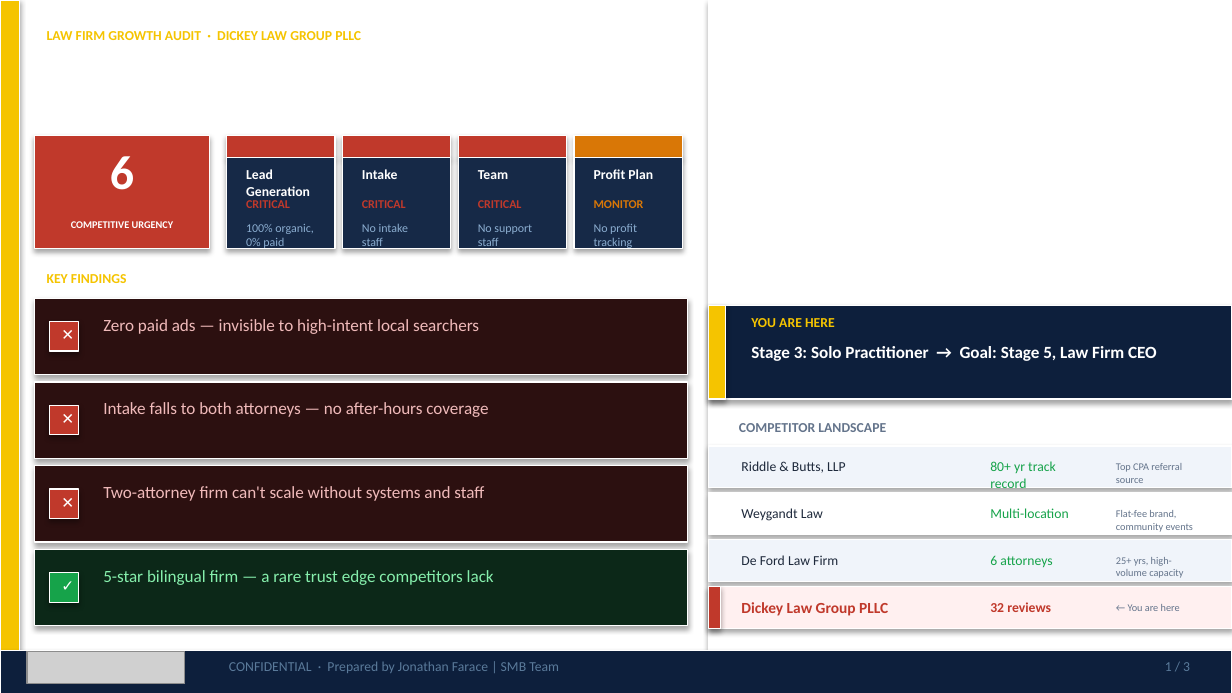
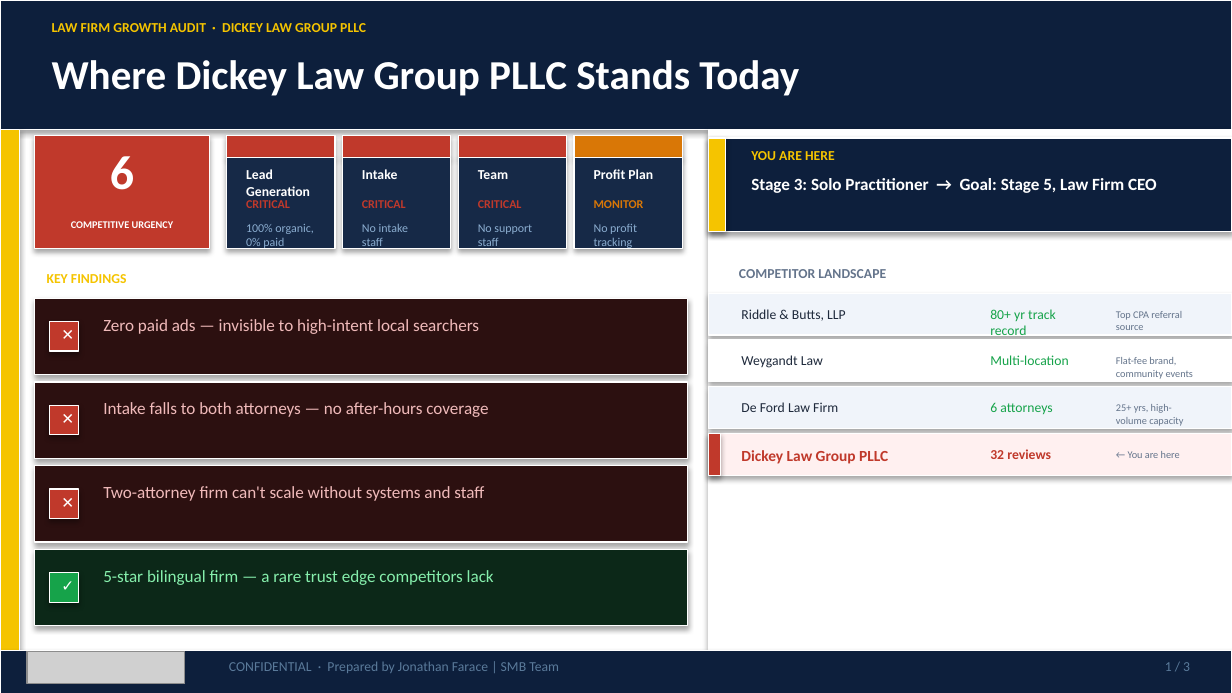
Before and after one commit to SMB-Team-Technology/workwith-smbteam, a slide deck: slide 1 of dickey-law-group/Dickey_Law_Group_May_18_2026_Proposal.pptx. Drawn at 1232x693 pixels with LibreOffice and Linux fonts; fonts in the diff are those of the drawing; grey boxes stand for pictures. Boxes give left, top, right and bottom in pixels: in the first picture for what was removed or moved away, otherwise in the second. Text is boxed around its words. In the diff, an @@ line names an element or a change of style, - is before the commit and + after.

```diff
--- a/dickey-law-group/Dickey_Law_Group_May_18_2026_Proposal.pptx
+++ b/dickey-law-group/Dickey_Law_Group_May_18_2026_Proposal.pptx
@@ rectangle added at bbox=[0, 0, 1232, 129], fill #0D1F3C, outline #FFFFFF 0.75 pt @@
@@ text "LAW FIRM GROWTH AUDIT · ...": place and size @@
-text "LAW FIRM GROWTH AUDIT · ..." at bbox=[47, 31, 361, 40]
+text "LAW FIRM GROWTH AUDIT · ..." at bbox=[52, 23, 366, 32]
@@ text "Where Dickey Law Group PLLC ..." rewrapped from bbox=[47, 136, 270, 158] to bbox=[52, 60, 799, 96] @@
@@ rectangle: place and size @@
-rectangle at bbox=[0, 0, 20, 692]
+rectangle at bbox=[0, 129, 20, 650]
@@ rectangle: place and size @@
-rectangle at bbox=[708, 0, 1232, 650]
+rectangle at bbox=[708, 129, 1232, 650]
@@ rectangle: place and size @@
-rectangle at bbox=[708, 306, 726, 399]
+rectangle at bbox=[708, 138, 726, 232]
@@ rectangle added at bbox=[708, 138, 1232, 232], fill #0D1F3C, outline #FFFFFF 0.75 pt @@
@@ text "YOU ARE HERE": place and size @@
-text "YOU ARE HERE" at bbox=[751, 318, 835, 327]
+text "YOU ARE HERE" at bbox=[751, 151, 835, 160]
@@ text "Stage 3: Solo Practitioner → ...": place and size @@
-text "Stage 3: Solo Practitioner → ..." at bbox=[751, 346, 1157, 361]
+text "Stage 3: Solo Practitioner → ..." at bbox=[751, 178, 1157, 193]
@@ 12 texts: place and size @@
-12 texts at bbox=[739, 423, 1183, 616]
+12 texts at bbox=[739, 269, 1183, 464]
@@ rectangle: place and size @@
-rectangle at bbox=[708, 540, 1232, 582]
+rectangle at bbox=[708, 293, 1232, 335]
@@ rectangle: place and size @@
-rectangle at bbox=[708, 306, 1232, 399]
+rectangle at bbox=[708, 340, 1232, 382]
@@ rectangle at bbox=[708, 340, 1232, 382]: fill #0D1F3C to #FFFFFF @@
@@ text "Flat-fee brand, community events": place and size @@
-text "Flat-fee brand, community events" at bbox=[1116, 510, 1193, 532]
+text "Flat-fee brand, community events" at bbox=[1116, 357, 1193, 379]
@@ rectangle: place and size @@
-rectangle at bbox=[708, 446, 1232, 488]
+rectangle at bbox=[708, 387, 1232, 429]
@@ rectangle: place and size @@
-rectangle at bbox=[708, 586, 721, 628]
+rectangle at bbox=[708, 434, 721, 476]
@@ rectangle: place and size @@
-rectangle at bbox=[708, 493, 1232, 535]
+rectangle at bbox=[708, 434, 1232, 476]
@@ rectangle at bbox=[708, 434, 1232, 476]: fill #FFFFFF to #FFF0F0 @@
@@ rectangle removed at bbox=[708, 586, 1232, 628] @@
```
Also in this commit, not shown: 1 other slide changed, 3 other files.
